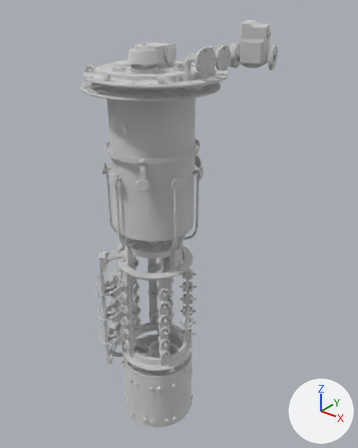
A saved change to the glTF model models/cm2.glb.
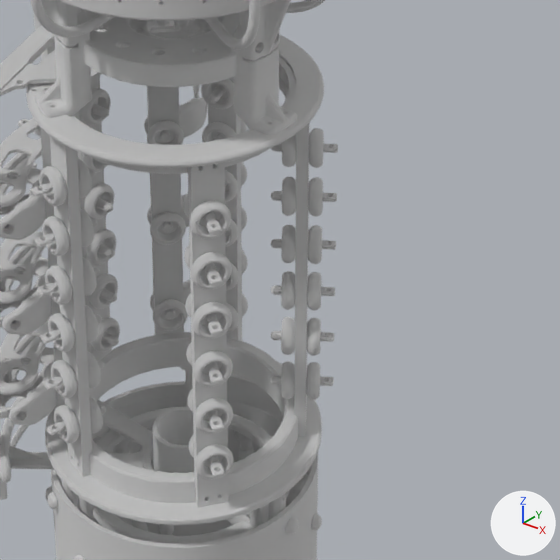
Old and new are each drawn whole from a 50 mm camera at (1.821, -2.037, 1.307) aimed at (0.125, 0.083, -0.008) and again close up on the part from 31% to 71% of the width and 53% to 85% of the height. Arrows for +X, +Y and +Z are at lower right; the lights stay in place. The last two pictures show the newer version. Where no turn or scale is listed for an object, it has been applied to the vertices.
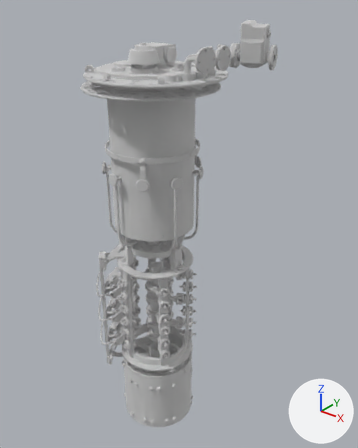
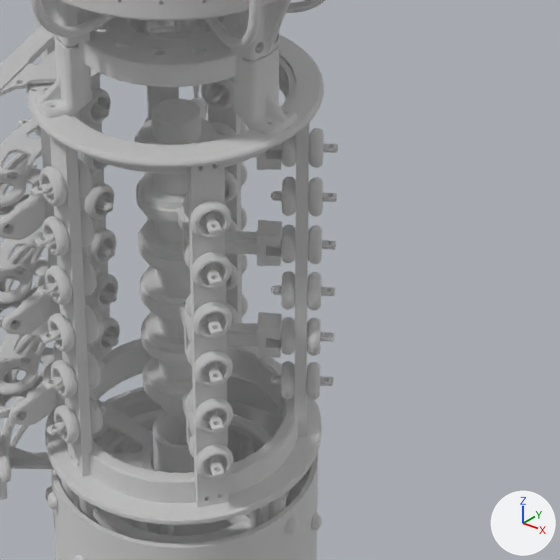
Pixel boxes [x1, y1, x2, y2] of what changed, in the close-ups (560 x 560 px):
'Mesh_21', added
    after: [134, 129, 282, 446]
'Mesh_22', added
    after: [139, 118, 257, 416]
'Mesh_20', added
    after: [152, 99, 201, 417]

The change, as a diff of the scene's bpy script:
```diff
--- a/models/cm2.glb.py
+++ b/models/cm2.glb.py
@@ mat_epoxydark @@
+mat_epoxydark = principled_material('epoxyDark')
+mat_epoxydark.base_color = (0.78, 0.78, 0.78)  # white #e5e5e5
+mat_epoxydark.metallic = 1.0
+mat_epoxydark.roughness = 1.0
@@ mat_sel_moving @@
+mat_sel_moving = principled_material('sel-moving')
+mat_sel_moving.base_color = (0.78, 0.78, 0.78)  # white #e5e5e5
+mat_sel_moving.metallic = 1.0
+mat_sel_moving.roughness = 1.0
@@ mat_sel_shaft @@
+mat_sel_shaft = principled_material('sel-shaft')
+mat_sel_shaft.base_color = (0.78, 0.78, 0.78)  # white #e5e5e5
+mat_sel_shaft.metallic = 1.0
+mat_sel_shaft.roughness = 1.0
@@ me_mesh_22 @@
+me_mesh_22.from_pydata(...)  # 1185 vertices, 2346 faces; spans x 0.313..0.493, y -0.472..-0.288, z 0.604..1.123
+me_mesh_22.materials.append(mat_epoxydark)  # white #e5e5e5
@@ me_mesh_21 @@
+me_mesh_21.from_pydata(...)  # 1344 vertices, 2592 faces; spans x 0.305..0.527, y -0.499..-0.261, z 0.596..1.131
+me_mesh_21.materials.append(mat_sel_moving)  # white #e5e5e5
@@ me_mesh_20 @@
+me_mesh_20.from_pydata(...)  # 62 vertices, 120 faces; spans x 0.335..0.415, y -0.42..-0.34, z 0.57..1.165
+me_mesh_20.materials.append(mat_sel_shaft)  # white #e5e5e5
@@ ob_mesh_22 @@
+ob_mesh_22 = bpy.data.objects.new('Mesh_22', me_mesh_22)
+ob_mesh_22.location = (-0.375, 0.38, -1.467)
@@ ob_mesh_21 @@
+ob_mesh_21 = bpy.data.objects.new('Mesh_21', me_mesh_21)
+ob_mesh_21.location = (-0.375, 0.38, -1.467)
@@ ob_mesh_20 @@
+ob_mesh_20 = bpy.data.objects.new('Mesh_20', me_mesh_20)
+ob_mesh_20.location = (-0.375, 0.38, -1.467)
```
